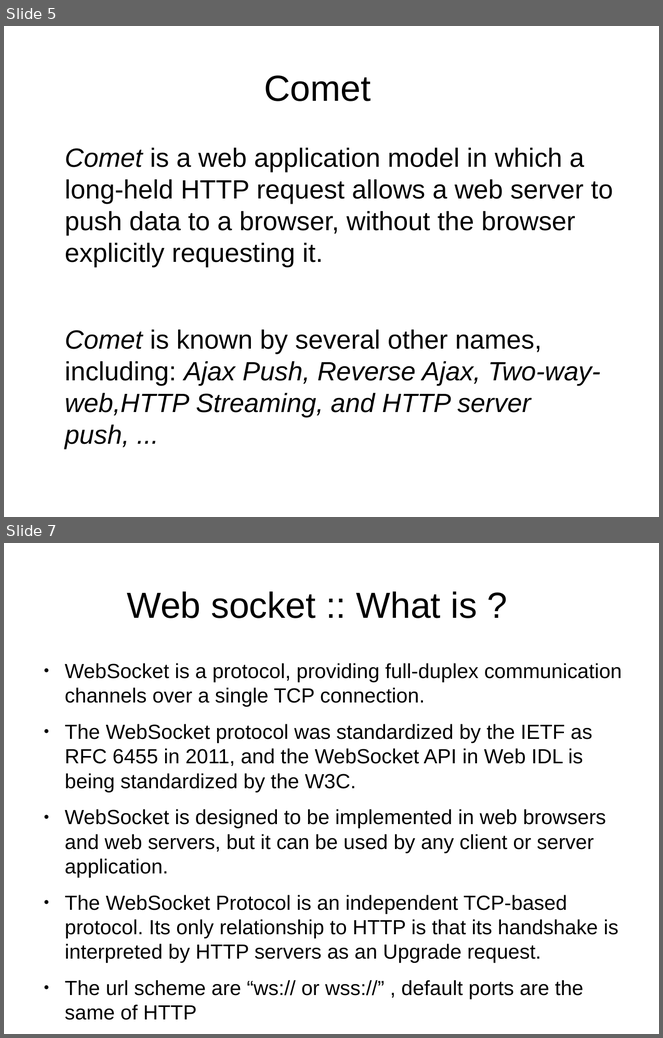
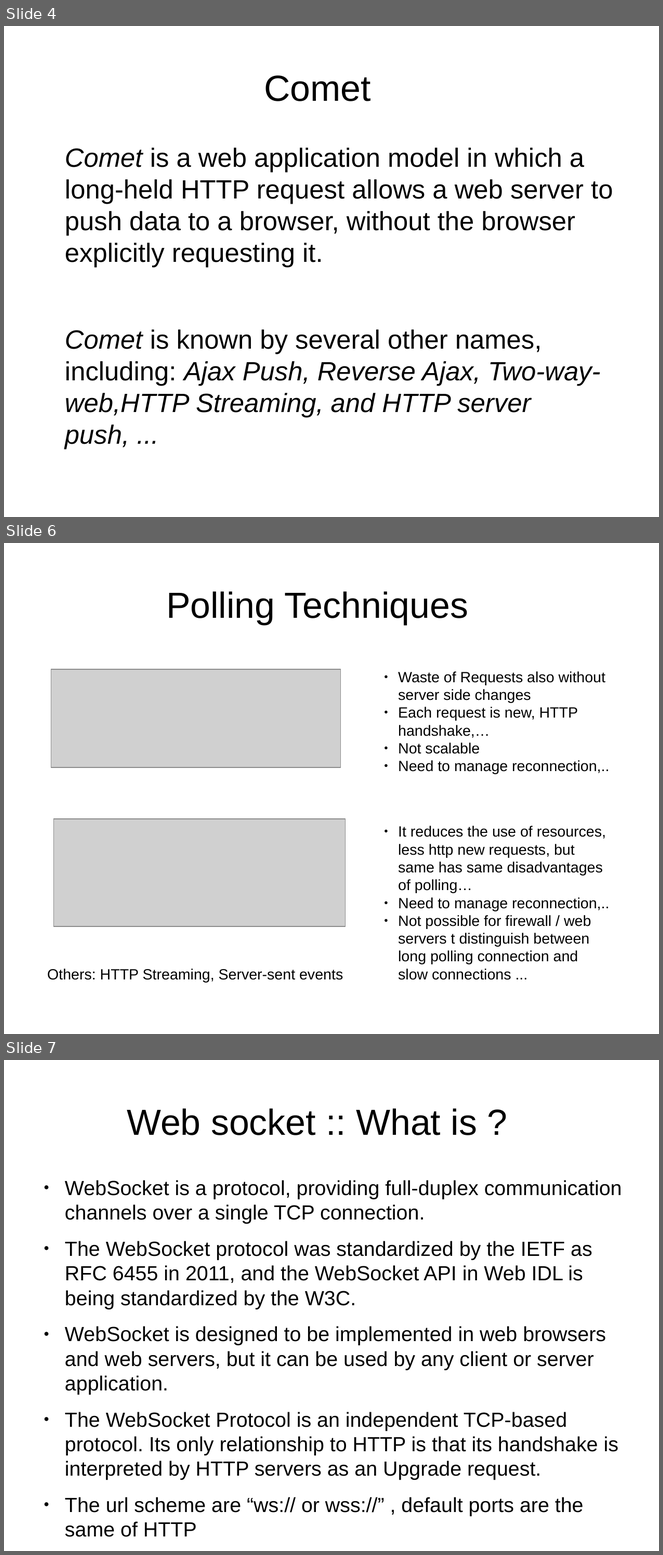
Before and after one commit to Tinvention/Training-websocket-with-spring, a slide deck: websocket-with-spring.odp. Shown one above the other, each under a label of ours: slides 5 and 7 before the commit, slides 4, 6 and 7 after it; the slides between them are not shown. The pictures are 663x1038 and 663x1555 pixels, drawn with LibreOffice and Linux fonts; fonts in the diff are those of the drawing; grey boxes stand for pictures; background and template pictures are left out. Boxes give left, top, right and bottom in pixels: in the first picture for what was removed or moved away, otherwise in the second. Text is boxed around its words. In the diff, an @@ line names an element or a change of style, - is before the commit and + after.

```diff
--- a/websocket-with-spring.odp
+++ b/websocket-with-spring.odp
@@ slide 6 added at [4, 543, 659, 1034], background #FFFFFF @@
@@ title added at [166, 591, 468, 625], 44 pt, text #000000 @@
+Polling Techniques
@@ picture added at [51, 670, 341, 768] @@
@@ text added at [398, 671, 609, 774], 18 pt, text #000000 @@
+● Waste of Requests also without server side changes
+● Each request is new, HTTP handshake,…
+● Not scalable
+● Need to manage reconnection,..
@@ picture added at [54, 820, 346, 927] @@
@@ text added at [398, 826, 609, 980], 18 pt, text #000000 @@
+● It reduces the use of resources, less http new requests, but same has same disadvantages of polling…
+● Need to manage reconnection,..
+● Not possible for firewall / web servers t distinguish between long polling connection and slow connections ...
@@ text added at [47, 969, 343, 983], 18 pt, text #000000 @@
+Others: HTTP Streaming, Server-sent events
@@ what was slide 5 is now slide 4 @@
```
Also in this commit, not shown: 3 slides changed, 8 other slides added, 3 slides removed, 4 other files.
